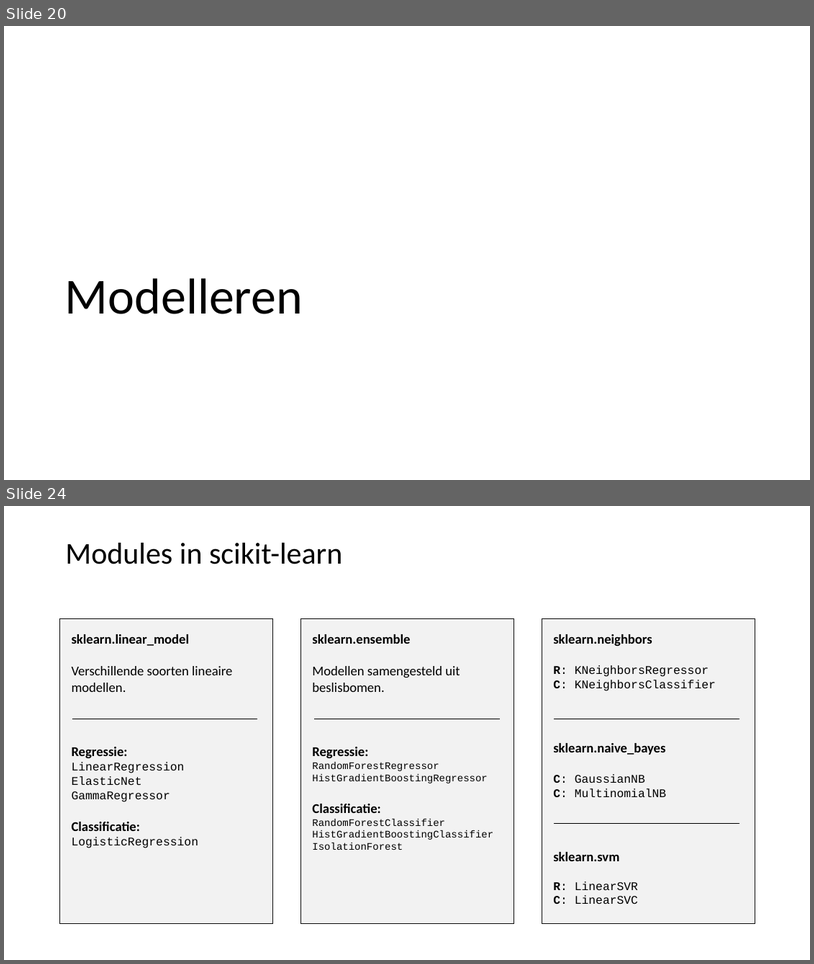
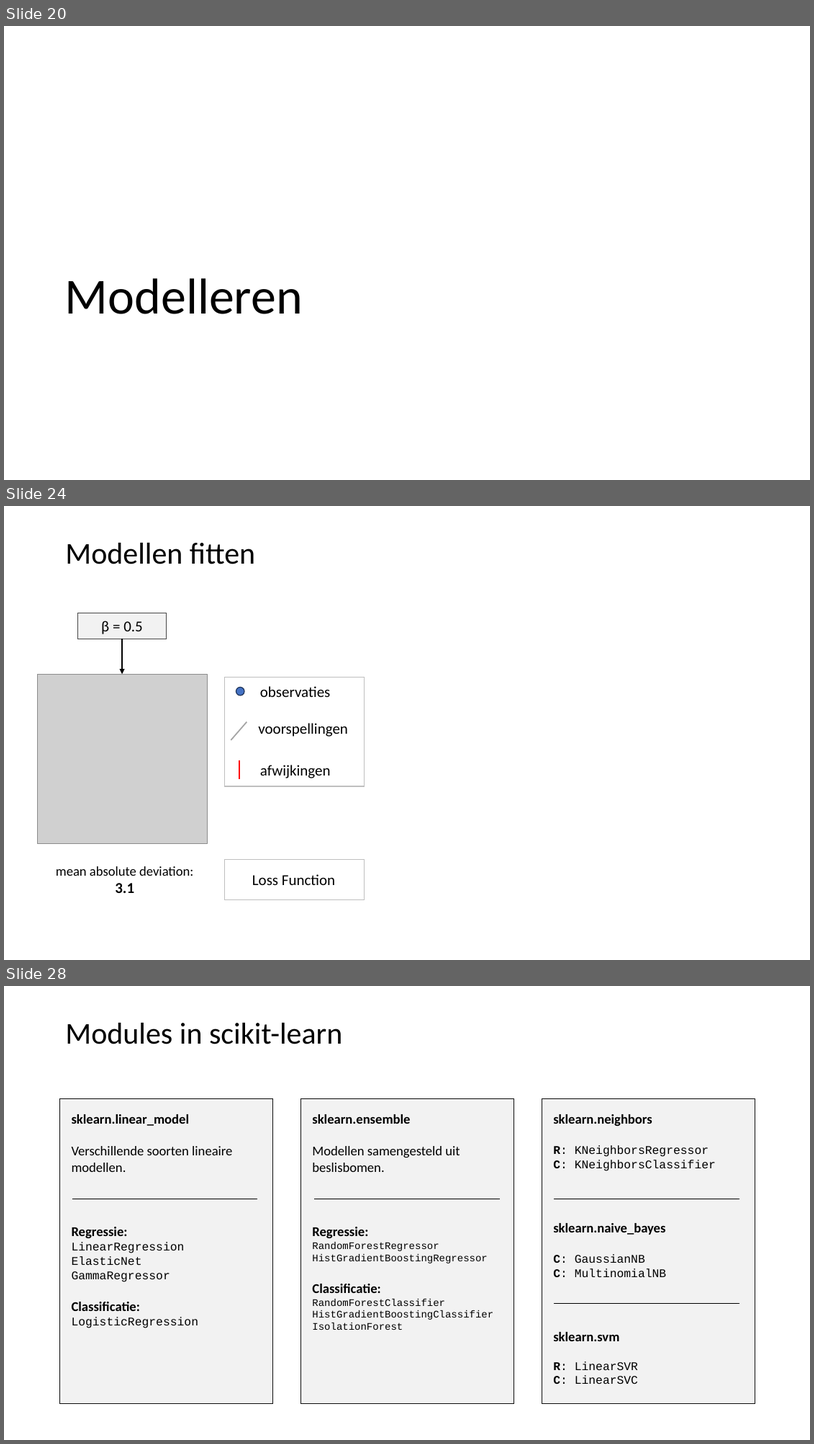
Before and after one commit to LFKoning/knowledge-sharing, a slide deck: python_course/4_scikit_learn/python_cursus_4.pptx. Shown one above the other, each under a label of ours: slides 20 and 24 before the commit, slides 20, 24 and 28 after it; the slides between them are not shown. The pictures are 814x964 and 814x1444 pixels, drawn with LibreOffice and Linux fonts; fonts in the diff are those of the drawing; grey boxes stand for pictures. Boxes give left, top, right and bottom in pixels: in the first picture for what was removed or moved away, otherwise in the second. Text is boxed around its words. In the diff, an @@ line names an element or a change of style, - is before the commit and + after.

```diff
--- a/python_course/4_scikit_learn/python_cursus_4.pptx
+++ b/python_course/4_scikit_learn/python_cursus_4.pptx
@@ slide 24 added at <box>4,506,810,960</box>, background #FFFFFF @@
@@ title added at <box>65,543,255,564</box>, 36 pt, text #000000 @@
+Modellen fitten
@@ rectangle added at <box>78,613,166,639</box>, fill #F2F2F2, outline #484848 1 pt, 18 pt, text #000000 @@
+β = 0.5
@@ arrow added from (122, 638) to (122, 674), #000000 1 pt @@
@@ picture added at <box>37,674,207,844</box> @@
@@ rectangle added at <box>225,677,365,786</box>, outline #BFBFBF 1 pt @@
@@ ellipse added at <box>237,687,244,695</box>, fill #4472C4, outline #1E3256 1 pt @@
@@ text added at <box>260,686,331,697</box>, 18 pt, text #000000 @@
+observaties
@@ line added from (247, 722) to (231, 740), #A5A5A5 1.5 pt @@
@@ text added at <box>258,723,348,736</box>, 18 pt, text #000000 @@
+voorspellingen
@@ line added from (239, 760) to (239, 779), #FF0000 1.5 pt @@
@@ text added at <box>260,764,331,778</box>, 18 pt, text #000000 @@
+afwijkingen
@@ text added at <box>56,866,193,893</box>, 16 pt, text #000000 @@
+mean absolute deviation:
+3.1
@@ rectangle added at <box>225,860,365,900</box>, outline #BFBFBF 1 pt @@
@@ text added at <box>252,874,335,885</box>, 18 pt, text #000000 @@
+Loss Function
@@ what was slide 24 is now slide 28 @@
```
Also in this commit, not shown: 16 slides changed, 4 other slides added, 1 slide removed, 8 other files.
